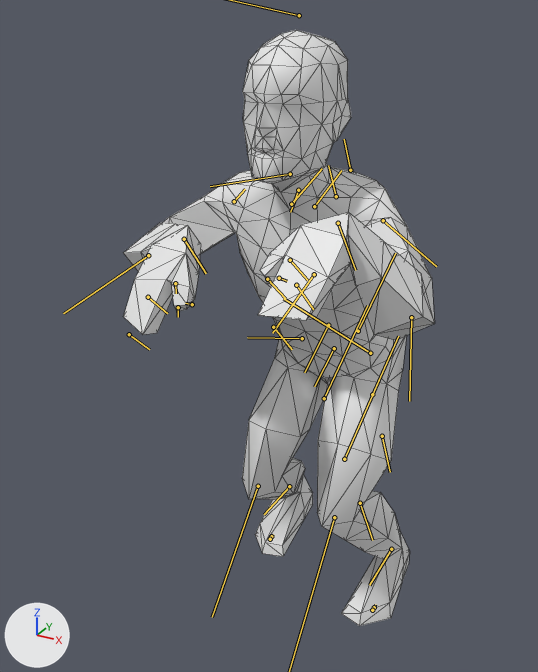
Before and after pictures for a commit that changed the FBX model Contents/mods/The Last of Us Infected/media/anims_X/Zombie/clickerStart.fbx.
Both versions are drawn from a 50 mm lens placed at (0.398, -1.131, 0.856), pointed at (-0.043, -0.328, 0.454). Arrows for +X, +Y and +Z are at lower left; the lights stay in place. Both versions are drawn at frame 121 of the action 'clickerStart'; the numbers are the values there. The bones that bend it are drawn over the model as lines. Mesh edges are drawn as thin lines.

In view in the first picture: 'Body_NoDress'.
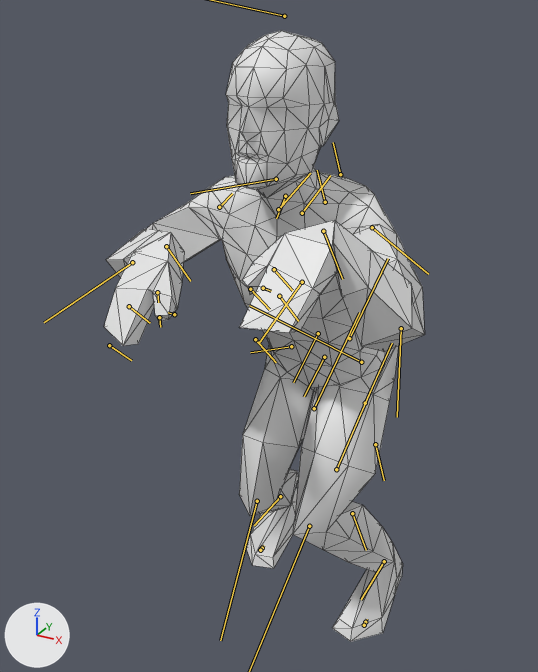
Changed parts and their boxes [x1, y1, x2, y2] in the pictures (538 x 672 px):
'Body_NoDress', posed: before [123, 30, 435, 626]; after [104, 31, 425, 641]
bone 'Bip01_Pelvis', root to tip: before (334, 348) to (314, 386); after (324, 357) to (304, 396)
bone 'Bip01_L_Thigh', root to tip: before (370, 353) to (283, 298); after (361, 362) to (249, 305)
bone 'Bip01_L_Foot', root to tip: before (391, 549) to (369, 585); after (384, 561) to (361, 599)
bone 'Bip01_R_Thigh', root to tip: before (302, 338) to (247, 337); after (291, 346) to (250, 352)
bone 'Bip01_R_Foot', root to tip: before (289, 486) to (264, 514); after (280, 496) to (254, 525)

What changed in the scene script:
```text
Change bone_bip01_pelvis:
    where bone_bip01_pelvis = bpy.data.objects['Bip01'].pose.bones['Bip01_Pelvis']
    bone_bip01_pelvis.location: (-11.4, 21.8, 0.0) -> (-11.4, 25.2, 0.0)
Change bone_bip01_l_thigh:
    where bone_bip01_l_thigh = bpy.data.objects['Bip01'].pose.bones['Bip01_L_Thigh']  # child of 'Bip01_Spine'
    bone_bip01_l_thigh.rotation_quaternion: (0.802, 0.025, 0.033, 0.596) -> (0.799, 0.11, 0.032, 0.59)  # degrees (5, 1, 73) -> degrees (12, -5, 72)
Change bone_bip01_l_foot:
    where bone_bip01_l_foot = bpy.data.objects['Bip01'].pose.bones['Bip01_L_Foot']  # child of 'Bip01_L_Calf'
    bone_bip01_l_foot.rotation_quaternion: (0.947, -0.01, -0.041, 0.318) -> (0.938, -0.089, -0.067, 0.327)  # degrees (-3, -4, 37) -> degrees (-12, -4, 39)
Change bone_bip01_r_thigh:
    where bone_bip01_r_thigh = bpy.data.objects['Bip01'].pose.bones['Bip01_R_Thigh']  # child of 'Bip01_Spine'
    bone_bip01_r_thigh.rotation_quaternion: (0.867, -0.009, -0.025, 0.498) -> (0.866, -0.066, -0.019, 0.495)  # degrees (-2, -2, 60) -> degrees (-8, 2, 59)
Change bone_bip01_r_foot:
    where bone_bip01_r_foot = bpy.data.objects['Bip01'].pose.bones['Bip01_R_Foot']  # child of 'Bip01_R_Calf'
    bone_bip01_r_foot.rotation_quaternion: (0.915, -0.013, 0.031, 0.401) -> (0.911, 0.044, 0.042, 0.407)  # degrees (0, 4, 47) -> degrees (7, 2, 48)
```
